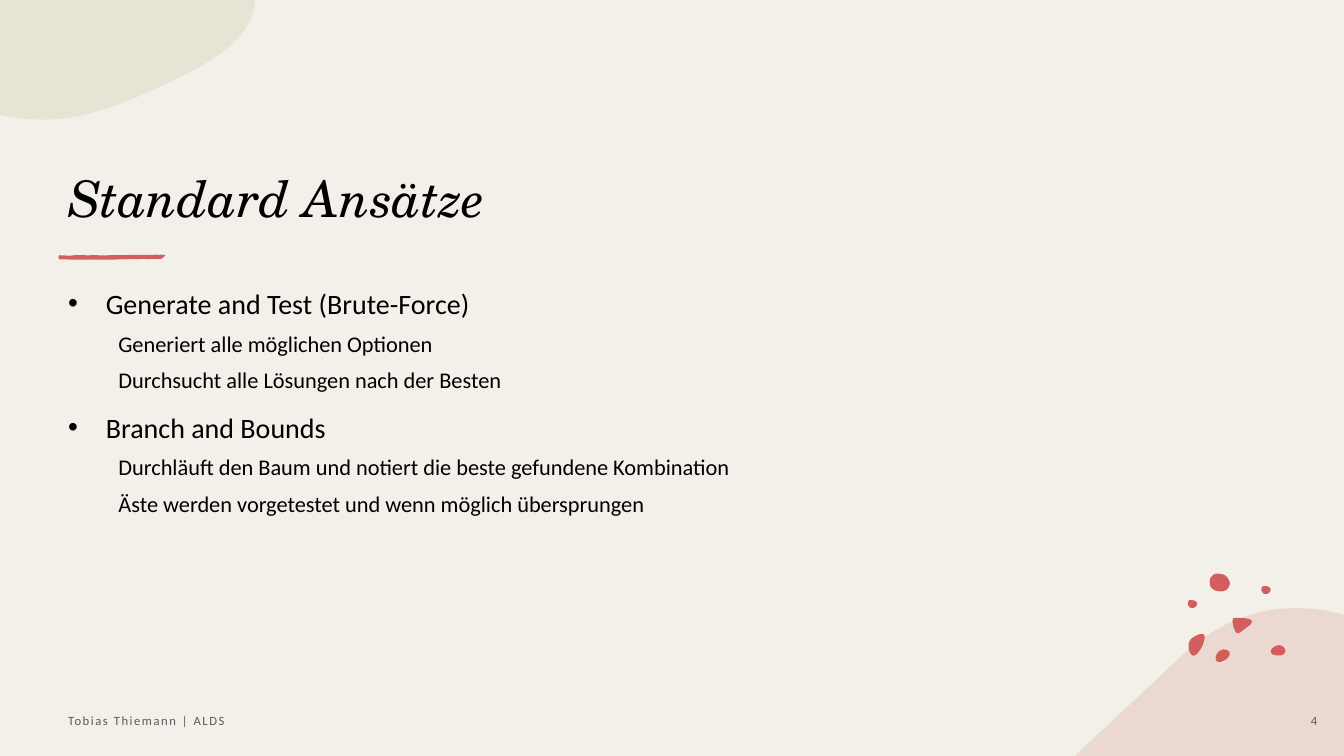
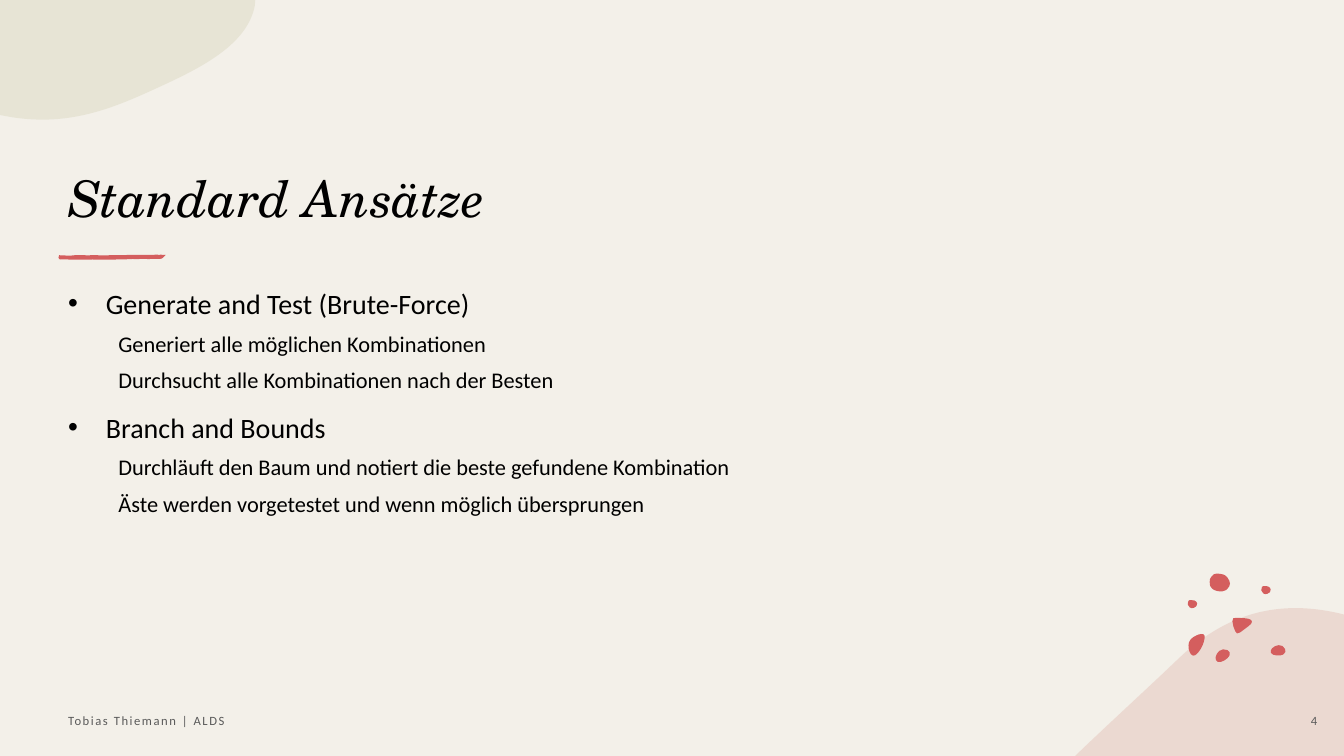
Before and after one commit to Tabisch/ALDS2324, a slide deck: slide 4 of Seminar/Rucksack-Problem_Thiemann.pptx. Drawn at 1344x756 pixels with LibreOffice and Linux fonts; fonts in the diff are those of the drawing. Boxes give left, top, right and bottom in pixels: in the first picture for what was removed or moved away, otherwise in the second. Text is boxed around its words. In the diff, an @@ line names an element or a change of style, - is before the commit and + after.

```diff
--- a/Seminar/Rucksack-Problem_Thiemann.pptx
+++ b/Seminar/Rucksack-Problem_Thiemann.pptx
@@ text at (x1=118, y1=336, x2=553, y2=388): text changed @@
-    Generiert alle möglichen Optionen
-    Durchsucht alle Lösungen nach der Besten
+    Generiert alle möglichen Kombinationen
+    Durchsucht alle Kombinationen nach der Besten
```
Also in this commit, not shown: 5 other slides changed, 5 slides added, 10 other files.
